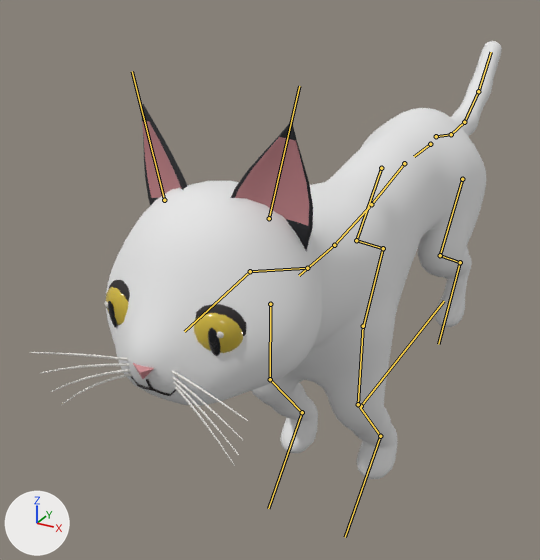
Two versions of the FBX model models/cat/out/Cat.fbx, one commit apart.
Both versions are drawn from a camera (50 mm lens) standing at (0.256, -0.68, 0.498) and looking at (-0.098, -0.036, 0.176). Arrows for +X, +Y and +Z are at lower left; the lights stay in place. The first picture is the older version. Both versions are drawn at frame 11 of the action 'CatRig|Jump'; the numbers are the values there. The bones that bend it are drawn over the model as lines.

In view in the first picture: 'Cat'.
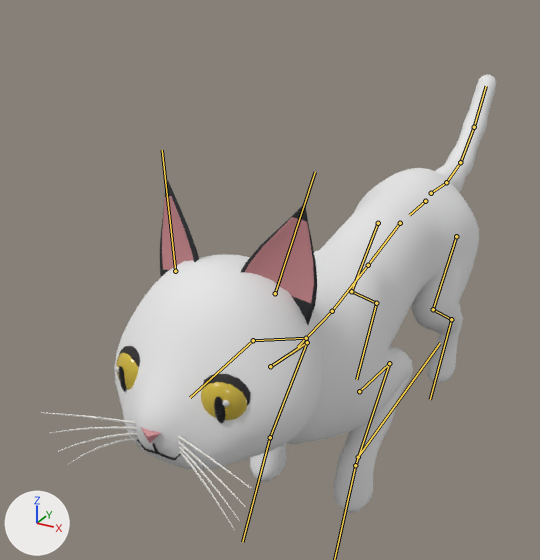
Where the change shows, as pixel boxes (x1, y1, x2, y2) in the pictures (540 x 560 px):
'Cat', posed: before (30, 41, 502, 479); after (41, 74, 496, 531)
bone 'Root', root to tip: before (361, 406) to (444, 301); after (358, 457) to (440, 343)
bone 'Hips', root to tip: before (430, 144) to (414, 156); after (425, 201) to (409, 215)
bone 'Spine2', root to tip: before (371, 204) to (334, 245); after (368, 265) to (332, 311)
bone 'Neck', root to tip: before (307, 268) to (250, 271); after (306, 338) to (253, 340)
bone 'Ear.L', root to tip: before (269, 218) to (299, 86); after (275, 293) to (315, 172)
bone 'Ear.R', root to tip: before (164, 200) to (132, 71); after (175, 271) to (162, 150)
bone 'UpperArm.L', root to tip: before (363, 326) to (358, 404); after (359, 391) to (389, 363)
bone 'Forearm.L', root to tip: before (358, 404) to (380, 436); after (389, 363) to (355, 465)
bone 'UpperArm.R', root to tip: before (270, 304) to (270, 379); after (270, 366) to (307, 342)
bone 'Forearm.R', root to tip: before (270, 379) to (302, 412); after (307, 342) to (270, 437)
bone 'Paw.R', root to tip: before (302, 412) to (268, 508); after (270, 437) to (242, 542)
bone 'Tail1', root to tip: before (436, 136) to (451, 134); after (431, 193) to (446, 182)
bone 'Tail2', root to tip: before (451, 134) to (464, 122); after (446, 182) to (460, 162)
bone 'Tail4', root to tip: before (478, 91) to (491, 52); after (474, 127) to (486, 86)
bone 'Thigh.L', root to tip: before (462, 179) to (440, 255); after (456, 236) to (433, 309)
bone 'Foot.L', root to tip: before (460, 262) to (438, 344); after (451, 319) to (430, 399)
bone 'Thigh.R', root to tip: before (381, 168) to (356, 240); after (378, 223) to (351, 291)
bone 'Foot.R', root to tip: before (383, 248) to (363, 326); after (376, 303) to (356, 379)

The edits, one by one:
Bone 'Root' (bone_root) moves from (0.0, 0.0, 0.028) to (0.0, 0.0, -0.043).
Bone 'Hips' (bone_hips) turns from (6, 0, 0) to (4, 0, 0) degrees about its own x, y and z.
Bone 'Spine2' (bone_spine2) turns from (-2, 0, 0) to (0, 0, 0) degrees about its own x, y and z.
Bone 'Neck' (bone_neck) turns from (13, 0, 0) to (7, 0, 0) degrees about its own x, y and z.
Bone 'Ear.L' (bone_ear_l) turns from (0, 0, 0) to (7, 0, 0) degrees about its own x, y and z.
Bone 'Ear.R' (bone_ear_r) turns from (0, 0, 0) to (7, 0, 0) degrees about its own x, y and z.
Bone 'UpperArm.L' (bone_upperarm_l) turns from (-36, 0, 0) to (46, 0, 0) degrees about its own x, y and z.
Bone 'Forearm.L' (bone_forearm_l) turns from (77, 0, 0) to (-96, 0, 0) degrees about its own x, y and z.
Bone 'Paw.L' (bone_paw_l) turns from (-47, 0, 0) to (62, 0, 0) degrees about its own x, y and z.
Bone 'UpperArm.R' (bone_upperarm_r) turns from (-36, 0, 0) to (46, 0, 0) degrees about its own x, y and z.
Bone 'Forearm.R' (bone_forearm_r) turns from (77, 0, 0) to (-96, 0, 0) degrees about its own x, y and z.
Bone 'Paw.R' (bone_paw_r) turns from (-47, 0, 0) to (62, 0, 0) degrees about its own x, y and z.
Bone 'Tail1' (bone_tail1) turns from (-15, 0, 0) to (-9, 0, 0) degrees about its own x, y and z.
Bone 'Tail2' (bone_tail2) turns from (-11, 0, 0) to (-9, 0, 0) degrees about its own x, y and z.
Bone 'Tail4' (bone_tail4) turns from (-5, 0, 0) to (-9, 0, 0) degrees about its own x, y and z.
Bone 'Thigh.L' (bone_thigh_l) turns from (-21, 0, 0) to (-25, 0, 0) degrees about its own x, y and z.
Bone 'Foot.L' (bone_foot_l) turns from (-19, 0, 0) to (-15, 0, 0) degrees about its own x, y and z.
Bone 'Thigh.R' (bone_thigh_r) turns from (-21, 0, 0) to (-25, 0, 0) degrees about its own x, y and z.
Bone 'Foot.R' (bone_foot_r) turns from (-19, 0, 0) to (-15, 0, 0) degrees about its own x, y and z.
